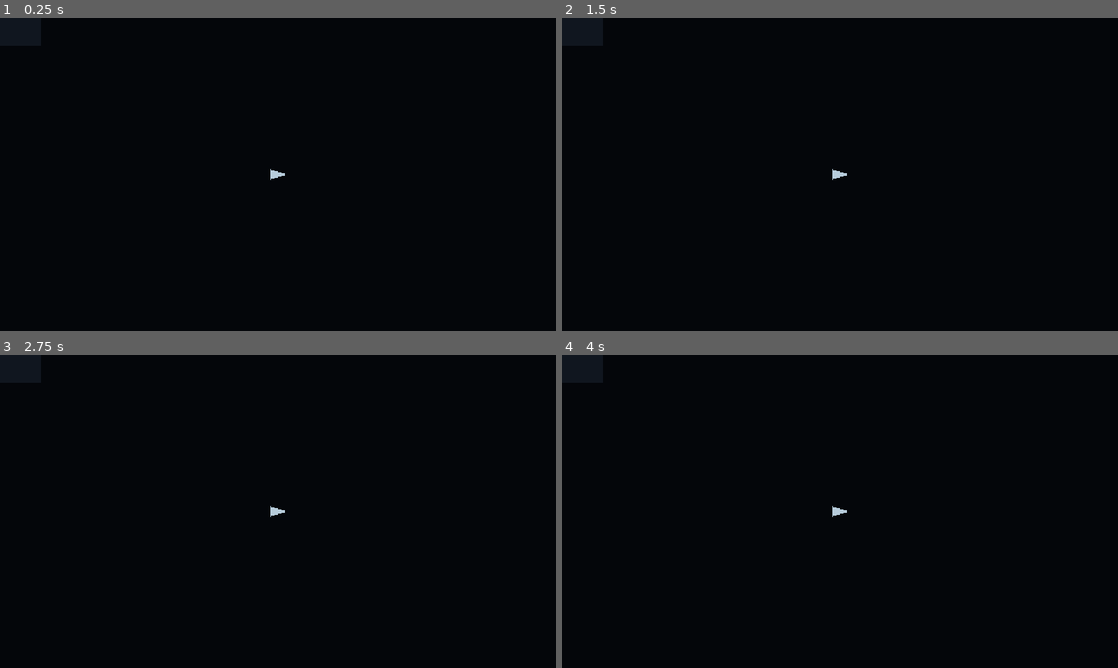
Above: before the commit, frames 1-4 (two rows, left to right).
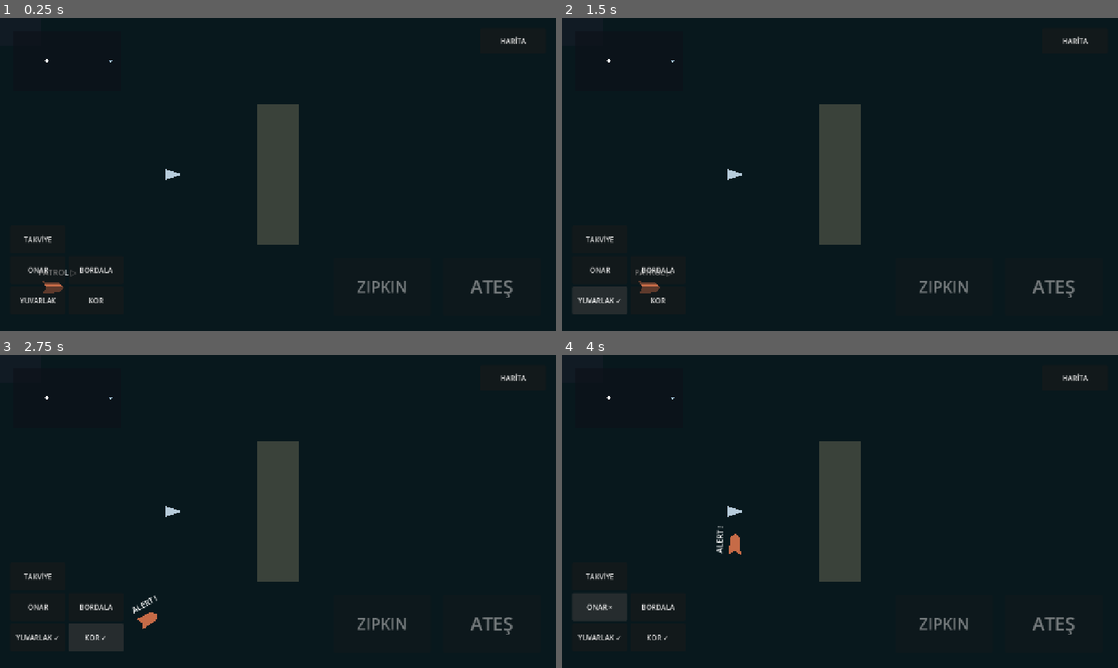
Above: after the commit, the same moments.

Repository: TheOsmanYILDIRIM/SeaCraft
Game: Godot game, scene res://src/presentation/bootstrap.tscn
The game is run twice, just before and just after one commit, with the same random seed, the same clock (stepped at 60 frames per second) and the same inputs.
Inputs (mouse positions are in pixels of both pictures, inside the frame that each line leads up to):
- Up to frame 1 (0.25 s): no input
- Up to frame 2 (1.5 s): click (600, 299) at 0.5 s, where only the run after the commit has a clickable "YUVARLAK"; click (600, 299) at 1.25 s, where only the run after the commit has a clickable "YUVARLAK ✓"
- Up to frame 3 (2.75 s): click (94, 636) at 2 s, where only the run after the commit has a clickable "KOR"
- Up to frame 4 (4 s): click (656, 636) at 2.75 s, where only the run after the commit has a clickable "KOR ✓"; click (600, 608) at 3.5 s, where only the run after the commit has a clickable "ONAR"

The runs differ from the first frame. In frame 1, 4.5% of the frame differs, in the area x 3-95%, y 5-92%; in frame 2, 5.2%; in frame 3, 5.3%; in frame 4, 5.3%, in the area x 1-95%, y 5-92%.

Commit message:
CORE-04: gate persistence suite and artifact provenance in CI

Diff:
--- a/src/data/registry/definition_registry.gd
+++ b/src/data/registry/definition_registry.gd
@@ -85,7 +85,7 @@
 	var rows: Array[Dictionary] = []
 	for stable_id in indexed_ids():
 		var entry := _entries_by_id[stable_id] as DefinitionIndexEntry
-		var refs: Array[String] = []
+		var refs := PackedStringArray()
 		for reference in entry.referenced_ids:
 			refs.append(reference)
 		refs.sort()
@@ -112,7 +112,7 @@
 		last_error = "sha256 context failed"
 		return ""
 	for row in rows:
-		var refs: Array = row["referenced_ids"]
+		var refs: PackedStringArray = row["referenced_ids"]
 		var line := "%s|%s|%s|%s|%s\n" % [
 			row["stable_id"], row["definition_type"], row["resource_path"],
 			",".join(refs), row["resource_sha256"],
@@ -159,6 +159,7 @@
 			_fail("safe-zone index/resource ID mismatch: %s" % stable_id, ERR_INVALID_DATA)
 			return null
 		actual_type = "safe_zone"
+		actual_refs = (content as SafeZoneDefinition).referenced_stable_ids()
 	else:
 		if not (loaded is BaseDefinition):
 			_fail("definition is not a BaseDefinition: %s" % entry.definition_path, ERR_PARSE_ERROR)
